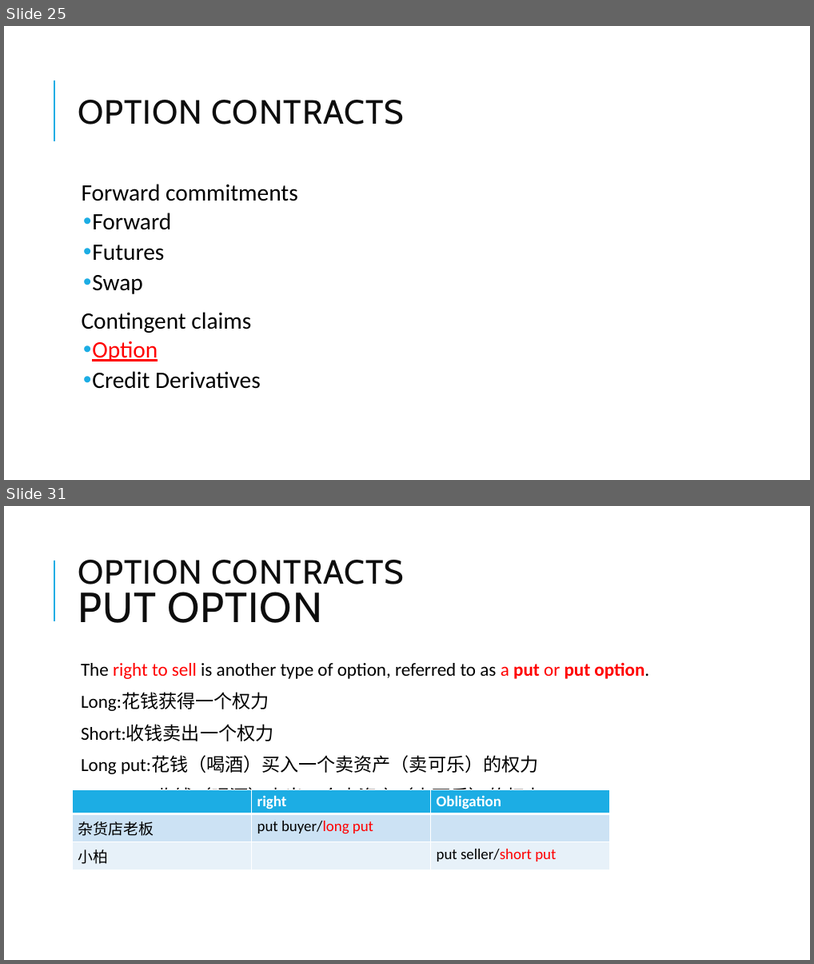
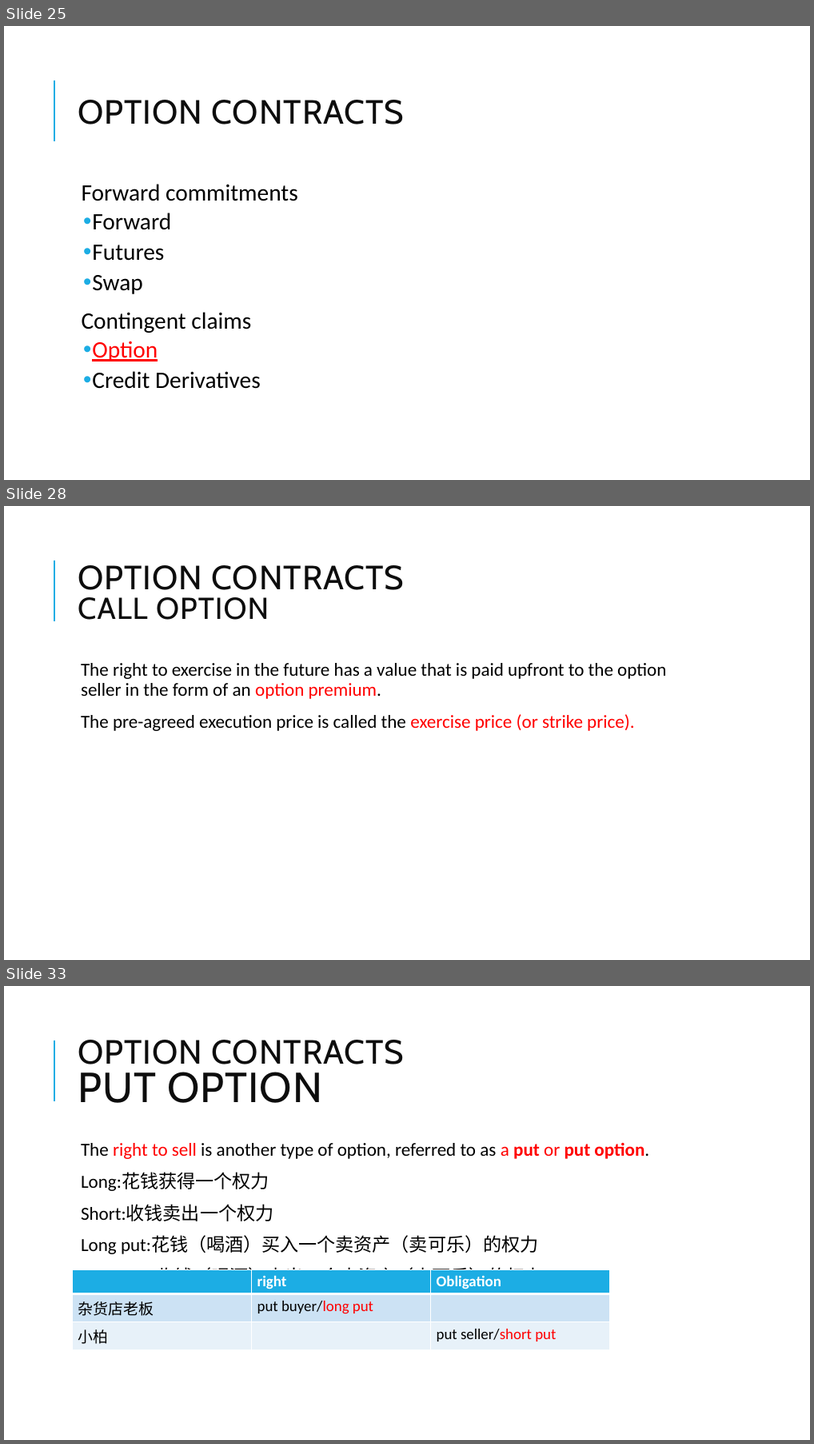
Before and after one commit to Isco0530/data, a slide deck: Derivatives.pptx. Shown one above the other, each under a label of ours: slides 25 and 31 before the commit, slides 25, 28 and 33 after it; the slides between them are not shown. The pictures are 814x964 and 814x1444 pixels, drawn with LibreOffice and Linux fonts; fonts in the diff are those of the drawing. Boxes give left, top, right and bottom in pixels: in the first picture for what was removed or moved away, otherwise in the second. Text is boxed around its words. In the diff, an @@ line names an element or a change of style, - is before the commit and + after.

```diff
--- a/Derivatives.pptx
+++ b/Derivatives.pptx
@@ slide 28 added at (4, 506, 810, 960), background #FFFFFF; not listed: 1 template element that a slide beside it also shows @@
@@ title added at (78, 565, 405, 620), 40 pt, text #0D0D0D @@
+OPTION CONTRACTS
+CALL OPTION
@@ text added at (81, 663, 666, 731), 22 pt, text #000000 @@
+  The right to exercise in the future has a value that is paid upfront to the option seller in the form of an option premium.
+  The pre-agreed execution price is called the exercise price (or strike price).
@@ what was slide 31 is now slide 33 @@
```
Also in this commit, not shown: 12 slides changed, 1 other slide added.
